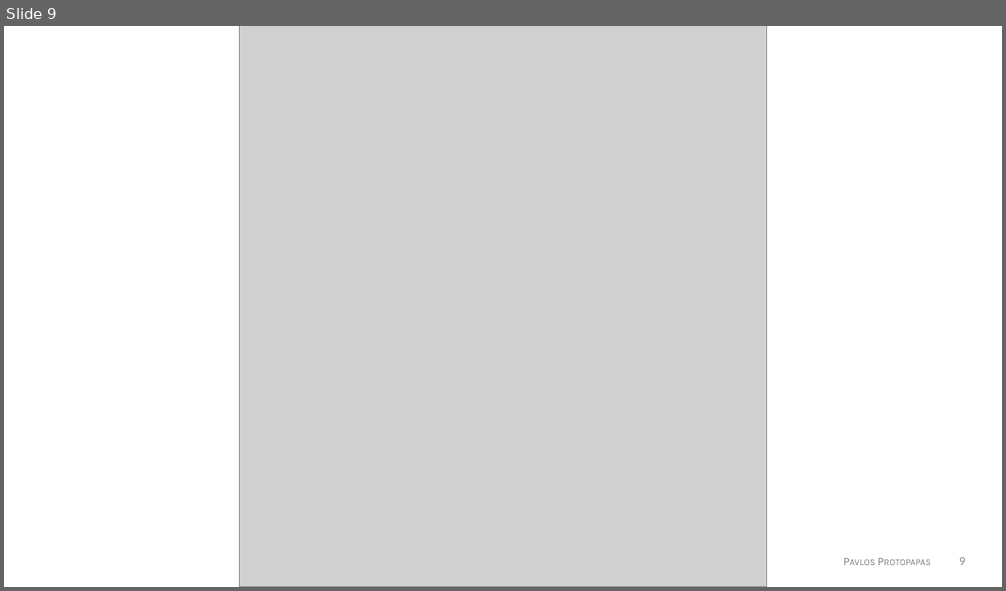
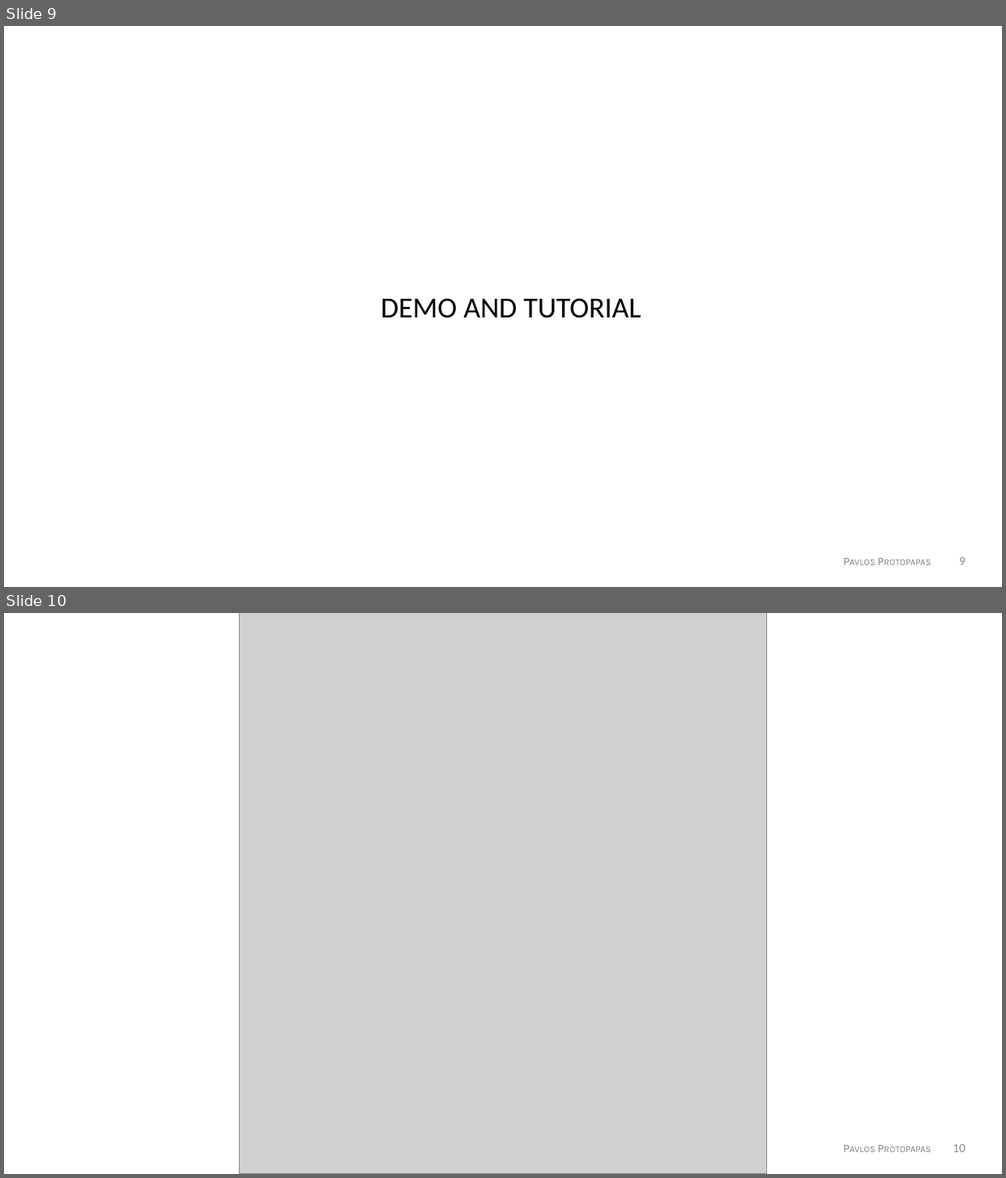
Before and after one commit to Harvard-IACS/2021-ComputeFest, a slide deck: Day 4/ComputeFest2021_Deployment.pptx. Shown one above the other, each under a label of ours: slide 9 before the commit, slides 9 and 10 after it. The pictures are 1006x591 and 1006x1178 pixels, drawn with LibreOffice and Linux fonts; fonts in the diff are those of the drawing; grey boxes stand for pictures; background and template pictures are left out. Boxes give left, top, right and bottom in pixels: in the first picture for what was removed or moved away, otherwise in the second. Text is boxed around its words. In the diff, an @@ line names an element or a change of style, - is before the commit and + after.

```diff
--- a/Day 4/ComputeFest2021_Deployment.pptx
+++ b/Day 4/ComputeFest2021_Deployment.pptx
@@ slide 9 added at (x1=4, y1=26, x2=1002, y2=587), background #FFFFFF; not listed: 1 template element that a slide beside it also shows @@
@@ text added at (x1=381, y1=298, x2=641, y2=318), 28 pt, text #000000 @@
+DEMO AND TUTORIAL
@@ page number added at (x1=959, y1=557, x2=965, y2=565), 12 pt, text #8C8C8C @@
+9
@@ what was slide 9 is now slide 10 @@
@@ page number at (x1=953, y1=1144, x2=965, y2=1152): text changed @@
-9
+10
```
Also in this commit, not shown: 6 slides changed, 1 other file.
